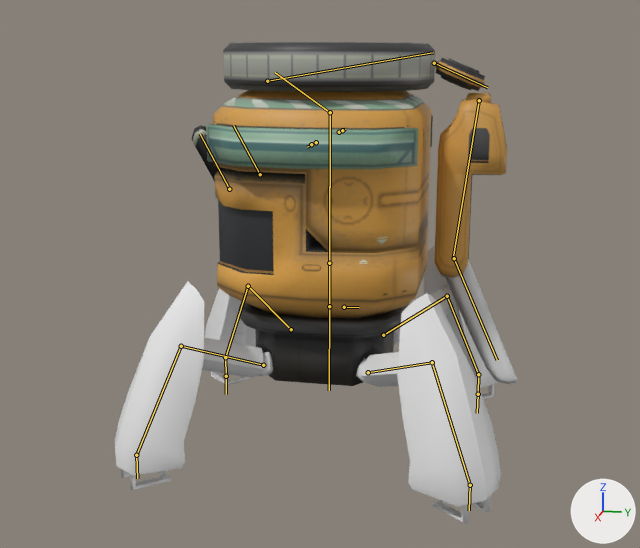
A saved change to the FBX model Procedural animation test/Assets/Models/Player/Hermit.fbx.
Camera for both pictures: a 50 mm camera at (1.284, 0.246, 0.574) aimed at (0.006, -0.01, 0.255). Every picture has the same lights, and +X, +Y and +Z are marked at lower right. The older version comes first. The bones that change, and the others that lie on the model, are drawn over the model as lines.

In view in the first picture: 'Body', 'DownPart', 'Knife', 'Legs', 'Multi-tool', 'UpPart'.
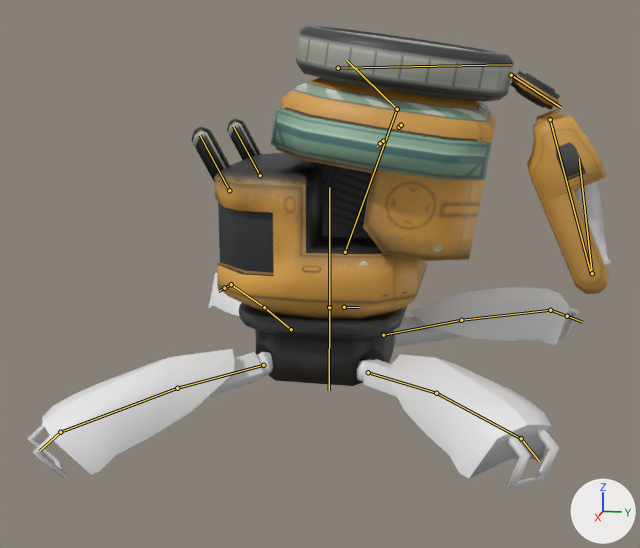
The newer file adds an action. The first version stands in its rest pose; the second is drawn at frame 7 of the action 'Hermit|OnAir'.

What differs and where, as boxes [x1, y1, x2, y2] in the pictures (640 x 548 px):
'UpPart', posed (6% wider, 12% taller)
    before: [206, 42, 435, 253]
    after: [271, 25, 514, 261]
'Legs', posed (43% wider, 22% shorter)
    before: [114, 246, 501, 524]
    after: [27, 273, 579, 489]
'DownPart', posed
    before: [192, 125, 428, 318]
    after: [192, 119, 427, 319]
'Multi-tool', posed (36% wider)
    before: [435, 58, 507, 278]
    after: [510, 71, 608, 294]
'Knife', posed
    before: [441, 260, 518, 384]
    after: [574, 135, 611, 265]
bone 'UpperLegFrontR.Fr', root to tip
    before: (291, 329) to (248, 286)
    after: (291, 329) to (264, 307)
bone 'LowerLegFrontR.Fr', root to tip
    before: (248, 286) to (225, 357)
    after: (264, 307) to (231, 284)
bone 'UpperLegFrontL.Fr', root to tip
    before: (263, 365) to (181, 346)
    after: (263, 365) to (177, 388)
bone 'LowerLegFrontL.Fr', root to tip
    before: (181, 346) to (136, 455)
    after: (177, 388) to (60, 432)
bone 'UpperLegBackL', root to tip
    before: (368, 372) to (432, 362)
    after: (368, 372) to (436, 393)
bone 'LowerLegBackL', root to tip
    before: (432, 362) to (470, 485)
    after: (436, 393) to (521, 438)
bone 'UpperLegBackR', root to tip
    before: (383, 335) to (447, 296)
    after: (383, 335) to (461, 320)
bone 'LowerLegBackR', root to tip
    before: (447, 296) to (478, 374)
    after: (461, 320) to (550, 310)
bone 'CentralJoint', root to tip
    before: (329, 263) to (330, 112)
    after: (345, 252) to (397, 109)
bone 'UpperPart', root to tip
    before: (330, 112) to (275, 72)
    after: (397, 109) to (347, 60)
bone 'MultiTool', root to tip
    before: (479, 100) to (453, 258)
    after: (550, 119) to (591, 274)
bone 'Item', root to tip
    before: (454, 258) to (497, 360)
    after: (592, 273) to (579, 158)

The change in detail:
Bone 'UpperLegFrontR.Fr' (bone_upperlegfrontr_fr) turns from (0, 0, 0) to (24, -12, -16) degrees about its own x, y and z.
Bone 'LowerLegFrontR.Fr' (bone_lowerlegfrontr_fr) turns from (0, 0, 0) to (-74, 32, 26) degrees about its own x, y and z.
Bone 'UpperLegFrontL.Fr' (bone_upperlegfrontl_fr) turns from (0, 0, 0) to (13, -2, 21) degrees about its own x, y and z.
Bone 'LowerLegFrontL.Fr' (bone_lowerlegfrontl_fr) turns from (0, 0, 0) to (-60, -18, -38) degrees about its own x, y and z.
Bone 'UpperLegBackL' (bone_upperlegbackl) turns from (0, 0, 0) to (9, 23, 19) degrees about its own x, y and z.
Bone 'LowerLegBackL' (bone_lowerlegbackl) turns from (0, 0, 0) to (89, -8, -9) degrees about its own x, y and z.
Bone 'UpperLegBackR' (bone_upperlegbackr) turns from (0, 0, 0) to (21, 3, -4) degrees about its own x, y and z.
Bone 'LowerLegBackR' (bone_lowerlegbackr) turns from (0, 0, 0) to (77, 12, -18) degrees about its own x, y and z.
Bone 'CentralJoint' (bone_centraljoint) moves from (0.0, 0.0, 0.0) to (0.0, 0.02, -0.023).
Bone 'CentralJoint' (bone_centraljoint) turns from (0, 0, 0) to (-19, 0, 0) degrees about its own x, y and z.
Bone 'UpperPart' (bone_upperpart) turns from (0, 0, 0) to (11, -1, -1) degrees about its own x, y and z.
Bone 'MultiTool' (bone_multitool) turns from (0, 0, 0) to (33, 0, 0) degrees about its own x, y and z.
Bone 'Item' (bone_item) turns from (0, 0, 0) to (141, 0, 0) degrees about its own x, y and z.
